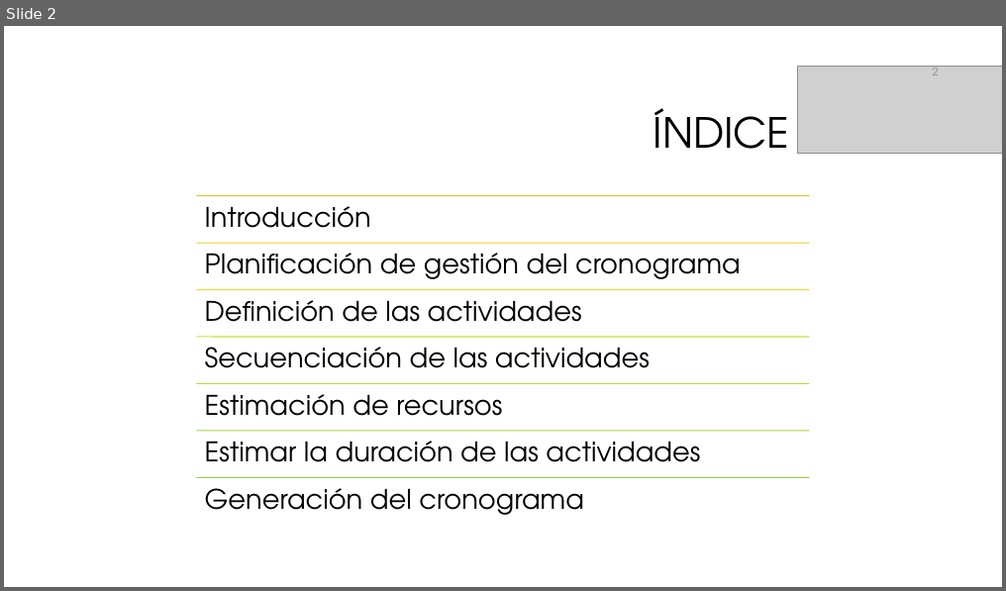
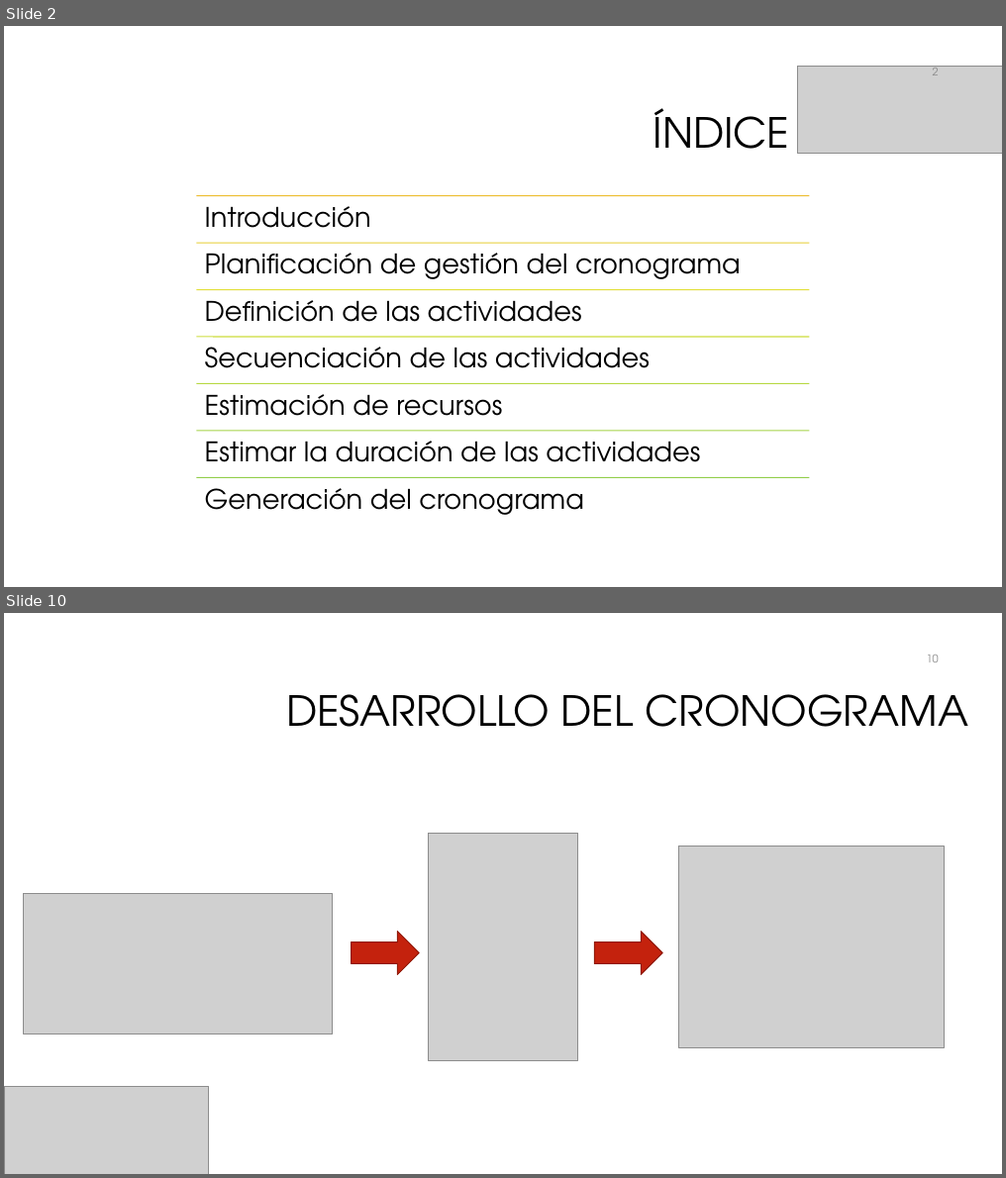
Before and after one commit to galledohm/Gestion_Proyectos, a slide deck: Documentos_generados/2.Gestion del tiempo/Presentación2.pptx. Shown one above the other, each under a label of ours: slide 2 before the commit, slides 2 and 10 after it; the slides between them are not shown. The pictures are 1006x591 and 1006x1178 pixels, drawn with LibreOffice and Linux fonts; fonts in the diff are those of the drawing; grey boxes stand for pictures; background and template pictures are left out. Boxes give left, top, right and bottom in pixels: in the first picture for what was removed or moved away, otherwise in the second. Text is boxed around its words. In the diff, an @@ line names an element or a change of style, - is before the commit and + after.

```diff
--- a/Documentos_generados/2.Gestion del tiempo/Presentación2.pptx
+++ b/Documentos_generados/2.Gestion del tiempo/Presentación2.pptx
@@ slide 10 added at (x1=4, y1=613, x2=1002, y2=1174), background #FFFFFF @@
@@ page number added at (x1=927, y1=655, x2=939, y2=663), 10.5 pt, text #8C8C8C @@
+10
@@ title added at (x1=286, y1=694, x2=968, y2=727), 40 pt, text #000000 @@
+DESARROLLO DEL CRONOGRAMA
@@ picture added at (x1=428, y1=833, x2=578, y2=1060) @@
@@ picture added at (x1=679, y1=846, x2=944, y2=1048) @@
@@ picture added at (x1=24, y1=894, x2=333, y2=1035) @@
@@ right arrow added at (x1=351, y1=932, x2=420, y2=975), fill #C4220D, outline #91190A 1 pt @@
@@ right arrow added at (x1=595, y1=932, x2=662, y2=975), fill #C4220D, outline #91190A 1 pt @@
@@ picture added at (x1=4, y1=1087, x2=209, y2=1174) @@
```
Also in this commit, not shown: 7 other slides added, 1 slide removed.
